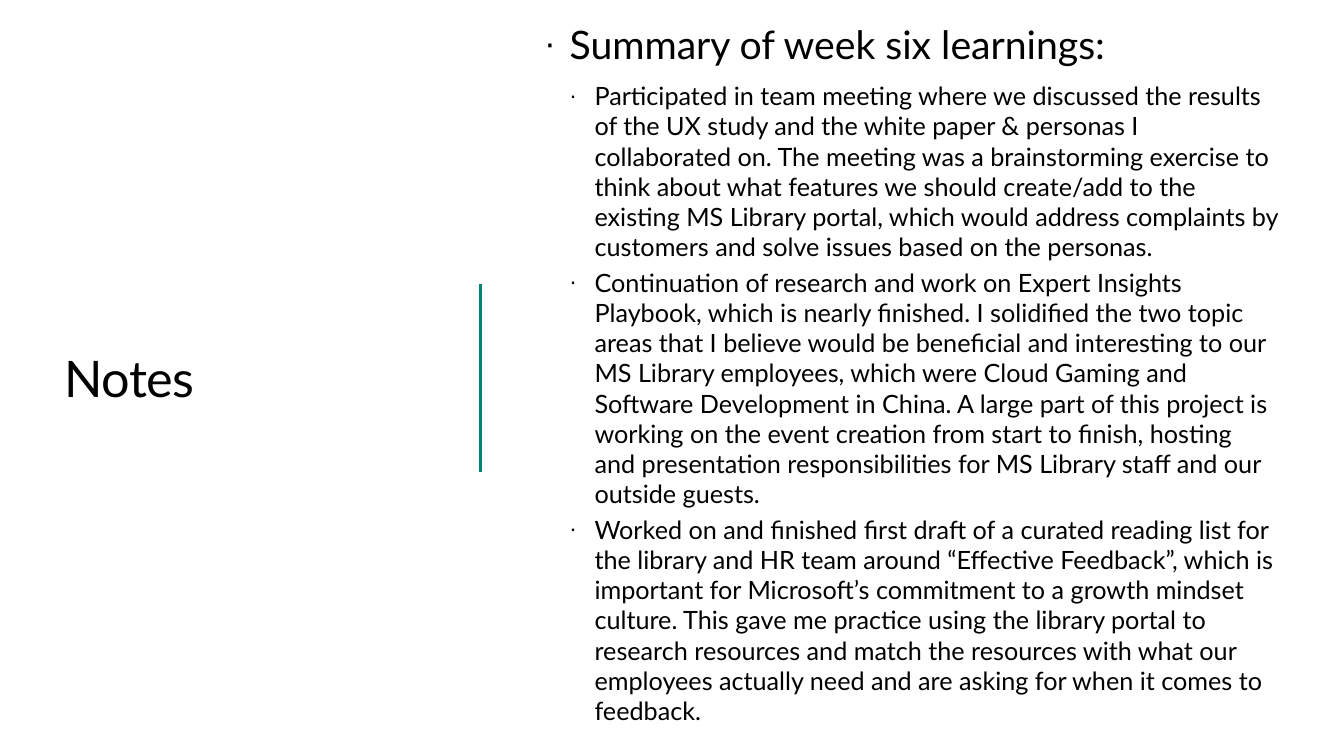
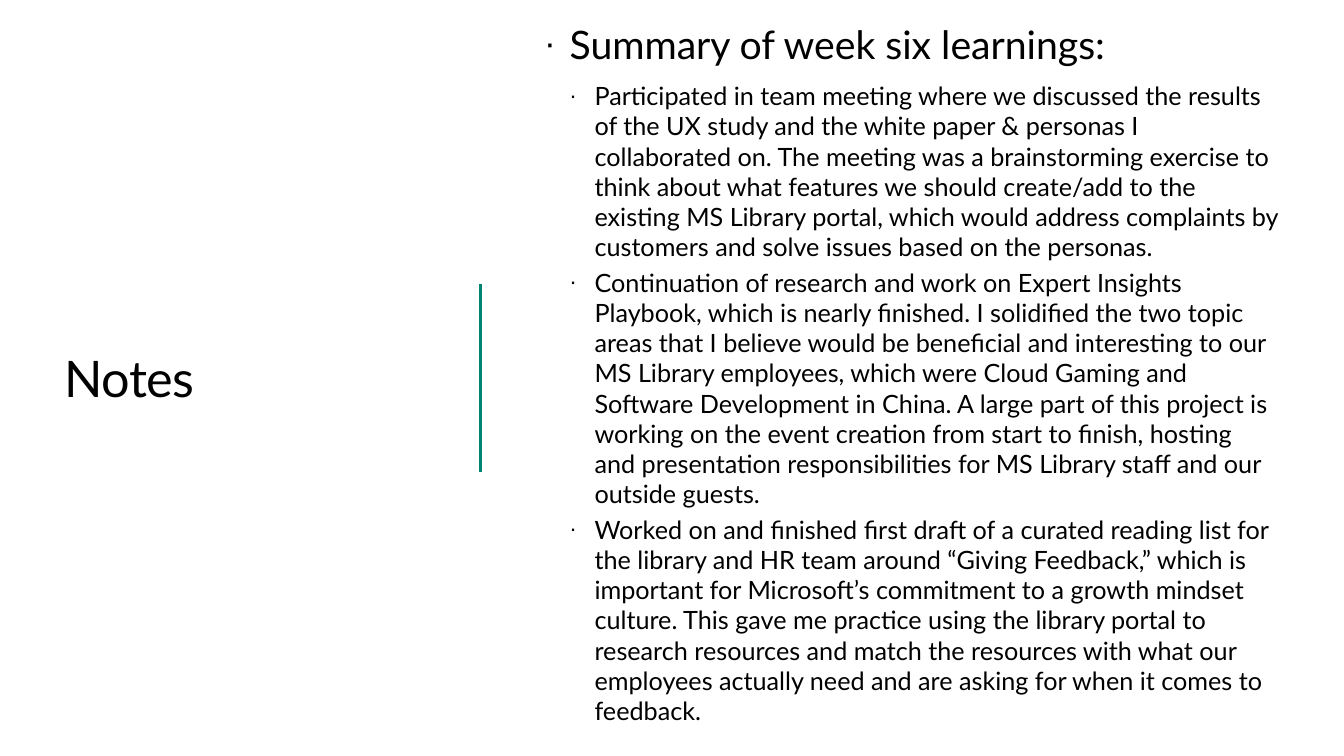
Before and after one commit to ewhinihan/dfw_mslibrary, a slide deck: slide 15 of DFW_MSLibraryArchives_WeeklyLearnings.pptx. Drawn at 1344x756 pixels with LibreOffice and Linux fonts; fonts in the diff are those of the drawing; background and template pictures are left out. Boxes give left, top, right and bottom in pixels: in the first picture for what was removed or moved away, otherwise in the second. Text is boxed around its words. In the diff, an @@ line names an element or a change of style, - is before the commit and + after.

```diff
--- a/DFW_MSLibraryArchives_WeeklyLearnings.pptx
+++ b/DFW_MSLibraryArchives_WeeklyLearnings.pptx
@@ text at (x1=595, y1=520, x2=1269, y2=721): text changed @@
-  · Worked on and finished first draft of a curated reading list for the library and HR team around “Effective Feedback”, which is important for Microsoft’s commitment to a growth mindset culture. This gave me practice using the library portal to research resources and match the resources with what our employees actually need and are asking for when it comes to feedback.
+  · Worked on and finished first draft of a curated reading list for the library and HR team around “Giving Feedback,” which is important for Microsoft’s commitment to a growth mindset culture. This gave me practice using the library portal to research resources and match the resources with what our employees actually need and are asking for when it comes to feedback.
```
Also in this commit, not shown: 10 other slides changed, 1 slide added, 1 slide removed.
